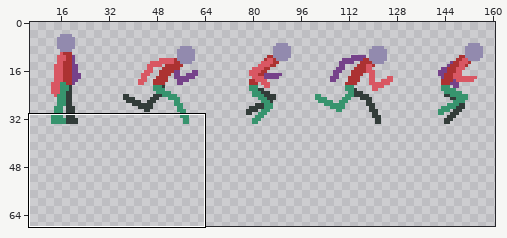
Sprite sheet: res/sprites/player.png. Above, an overview of the earlier version with the close-up marked.
Close-up. Before:
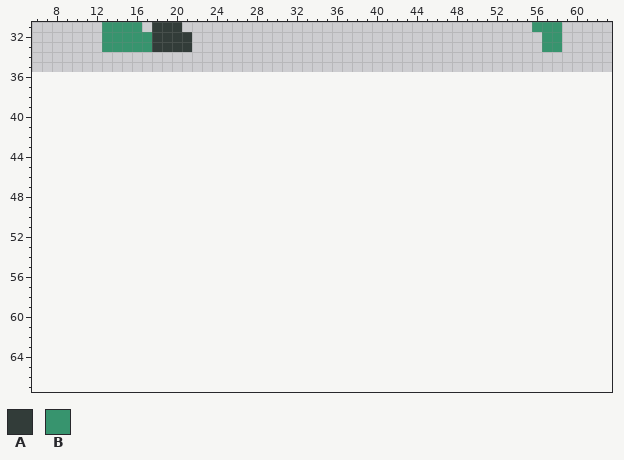
The file is 164x36 pixels. Shown: x 6..63, y 31..67. The old version is drawn lined up with the new one, on the new canvas. The wide view leaves out empty margins.
Palette (. is transparent): A #323c39  B #37946e
Pixels before, first column x 13:
31 BBBB.AAA...................................BBB
32 BBBBBAAAA...................................BB
33 BBBBBAAAA...................................BB
The same view after the edit:
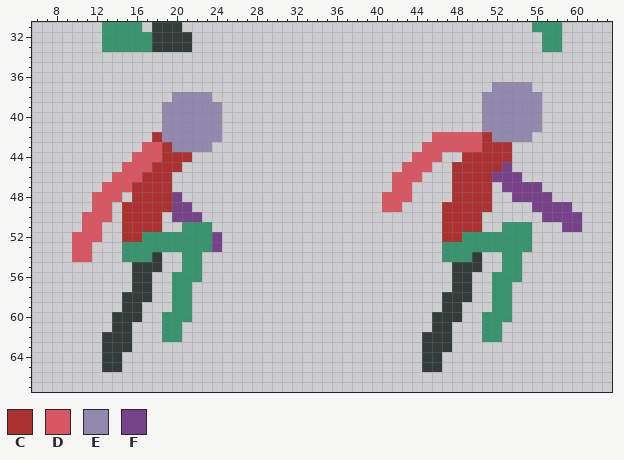
Colours new in this view: C #ac3232  D #d95763  E #928aae  F #76428a
From old to new:
canvas 164x36 -> 164x68
The edit adds colour A in row 54 at x 18 and 50; in row 55 at x 16 to 18 and 48 to 50; in rows 56 to 57 at x 16 to 17 and 48 to 49; in row 58 at x 15 to 17 and 47 to 49; in row 59 at x 15 to 16 and 47 to 48; in row 60 at x 14 to 16 and 46 to 48.
The edit adds colour A in row 61 at x 14 to 15 and 46 to 47; in rows 62 to 63 at x 13 to 15 and 45 to 47; in rows 64 to 65 at x 13 to 14 and 45 to 46.
The edit adds colour B in row 51 at x 21 to 23 and 53 to 55; in row 52 at x 17 to 23 and 49 to 55; in row 53 at x 15 to 23 and 47 to 55; in row 54 at x 15 to 17, 21 to 22, 47 to 49 and 53 to 54; in row 55 at x 21 to 22 and 53 to 54; in row 56 at x 20 to 22 and 52 to 54.
The edit adds colour B in rows 57 to 59 at x 20 to 21 and 52 to 53; in row 60 at x 19 to 21 and 51 to 53; in rows 61 to 62 at x 19 to 20 and 51 to 52.
The edit adds colour C in row 42 at x 18 and 51; in row 43 at x 19 and 51 to 53; in row 44 at x 19 to 21 and 49 to 53; in row 45 at x 18 to 20 and 48 to 52; in row 46 at x 17 to 19 and 48 to 51; in rows 47 to 48 at x 16 to 19 and 48 to 51.
The edit adds colour C in row 49 at x 15 to 19 and 47 to 51; in rows 50 to 51 at x 15 to 18 and 47 to 50; in row 52 at x 15 to 16 and 47 to 48.
The edit adds colour D in row 42 at x 46 to 50; in row 43 at x 17 to 18 and 45 to 50; in row 44 at x 16 to 18 and 44 to 46; in row 45 at x 15 to 17 and 43 to 45; in row 46 at x 14 to 16 and 42 to 44; in row 47 at x 13 to 15 and 42 to 43.
The edit adds colour D in row 48 at x 12 to 14 and 41 to 43; in row 49 at x 12 to 13 and 41 to 42; in row 50 at x 11 to 13; in row 51 at x 11 to 12; in row 52 at x 10 to 12; in rows 53 to 54 at x 10 to 11.
The edit adds colour E in row 37 at x 52 to 55; in row 38 at x 20 to 23 and 51 to 56; in rows 39 to 41 at x 19 to 24 and 51 to 56; in row 42 at x 19 to 24 and 52 to 55; in row 43 at x 20 to 23.
The edit adds colour F in row 45 at x 53; in row 46 at x 52 to 54; in row 47 at x 53 to 56; in row 48 at x 20 and 54 to 57; in row 49 at x 20 to 21 and 56 to 59; in row 50 at x 20 to 22 and 57 to 60.
The edit adds colour F in row 51 at x 59 to 60; in rows 52 to 53 at x 24.
Where, in picture pixels (left, top, right, bottom), the same in both close-ups:
added: (382, 82, 582, 372)
added: (72, 92, 222, 372)
